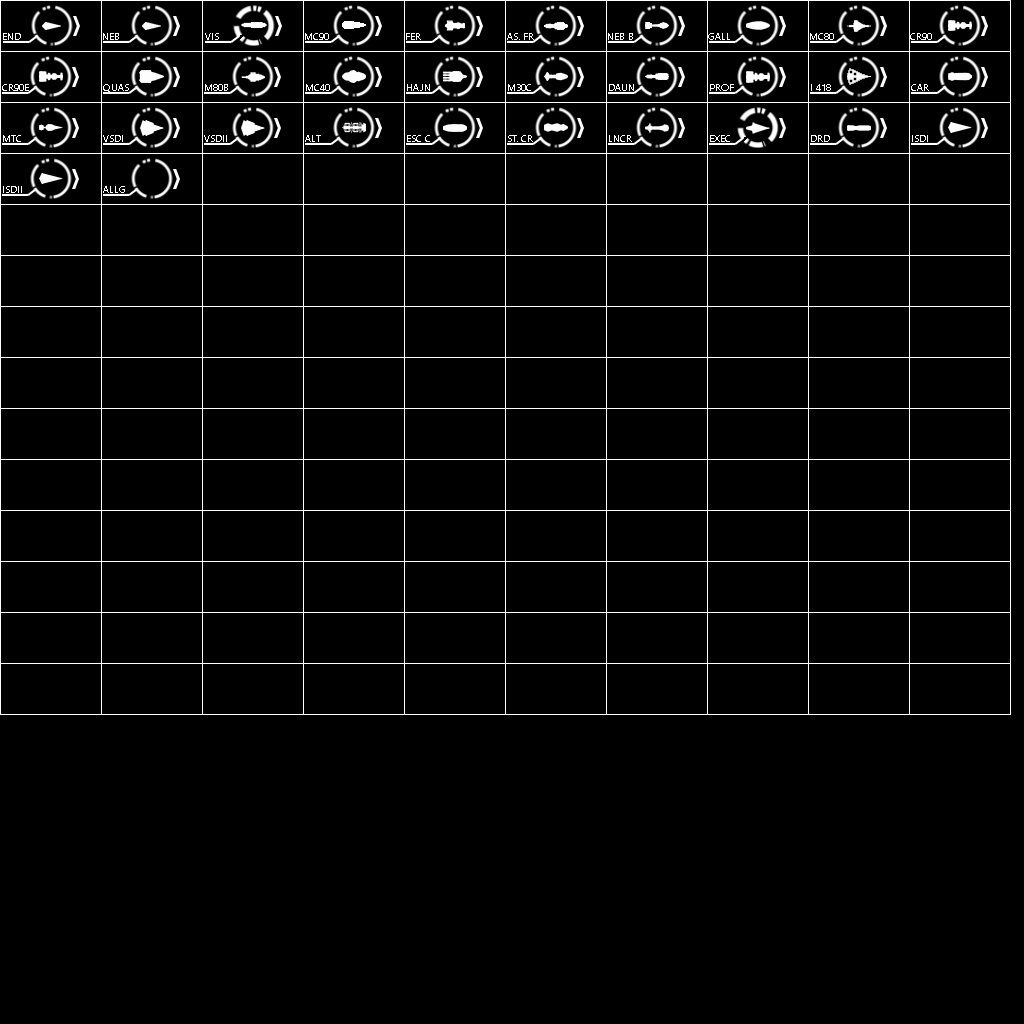
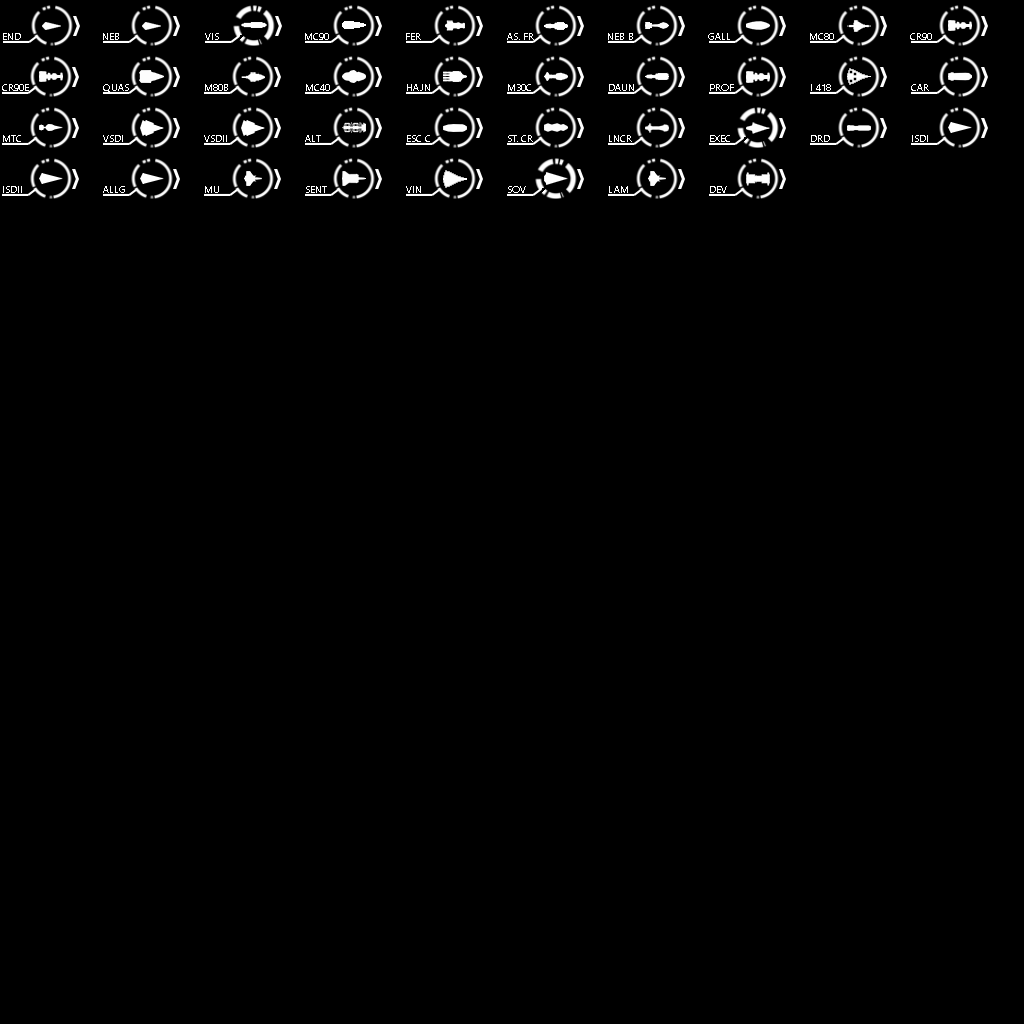
Before/after of a 1024×1024 layered artwork. What changed in the layer stack:
added group "World Devastator" with 3 layers above "Lamba Shuttle" over bbox(709, 158, 786, 199)
added layer "Layer 70" (1st of 2, in "World Devastator") in group "World Devastator" over bbox(746, 172, 770, 186)
added layer "Indicator" (1st of 26, in "World Devastator") in group "World Devastator" over bbox(709, 158, 786, 199)
added group "Lamba Shuttle" with 3 layers above "Vindicator Cruiser" over bbox(608, 158, 685, 199)
added layer "Layer 70" (2nd of 2, in "Lamba Shuttle") in group "Lamba Shuttle" over bbox(648, 171, 666, 186)
added layer "Indicator" (2nd of 26, in "Lamba Shuttle") in group "Lamba Shuttle" over bbox(608, 158, 685, 199)
added group "Vindicator Cruiser" with 3 layers above "Sentinel Dropship" over bbox(406, 158, 483, 199)
added layer "Layer 68" in group "Vindicator Cruiser" over bbox(443, 170, 467, 188)
added layer "Indicator" (3rd of 26, in "Vindicator Cruiser") in group "Vindicator Cruiser" over bbox(406, 158, 483, 199)
added group "Sentinel Dropship" with 3 layers above "Mu Shuttle" over bbox(305, 158, 382, 199)
added layer "Layer 67" in group "Sentinel Dropship" over bbox(342, 171, 366, 186)
added layer "Indicator" (4th of 26, in "Sentinel Dropship") in group "Sentinel Dropship" over bbox(305, 158, 382, 199)
added group "Mu Shuttle" with 3 layers above "Allegiance" over bbox(204, 158, 281, 199)
added layer "Layer 65" in group "Mu Shuttle" over bbox(244, 171, 262, 186)
added layer "Indicator" (5th of 26, in "Mu Shuttle") in group "Mu Shuttle" over bbox(204, 158, 281, 199)
added group "Sovereign-class SSD" with 3 layers above "Executor-class SSD" over bbox(507, 158, 584, 199)
added layer "Layer 69" in group "Sovereign-class SSD" over bbox(544, 172, 568, 185)
added layer "Layer 35" (1st of 3, in "Sovereign-class SSD") in group "Sovereign-class SSD" over bbox(507, 158, 584, 199)
hid "Grid" over bbox(0, 0, 1011, 715)
…and 7 more changes (7 added)
